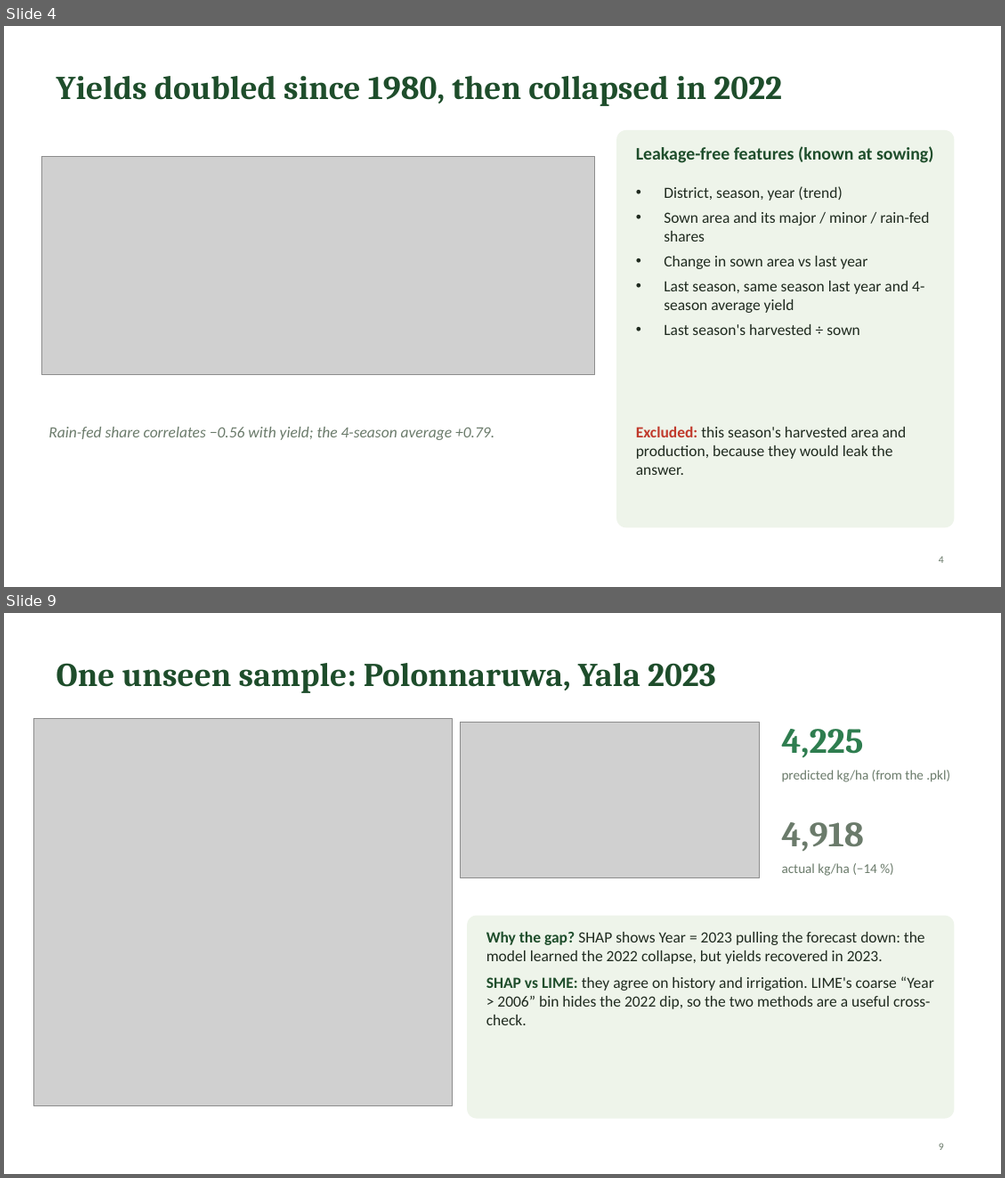
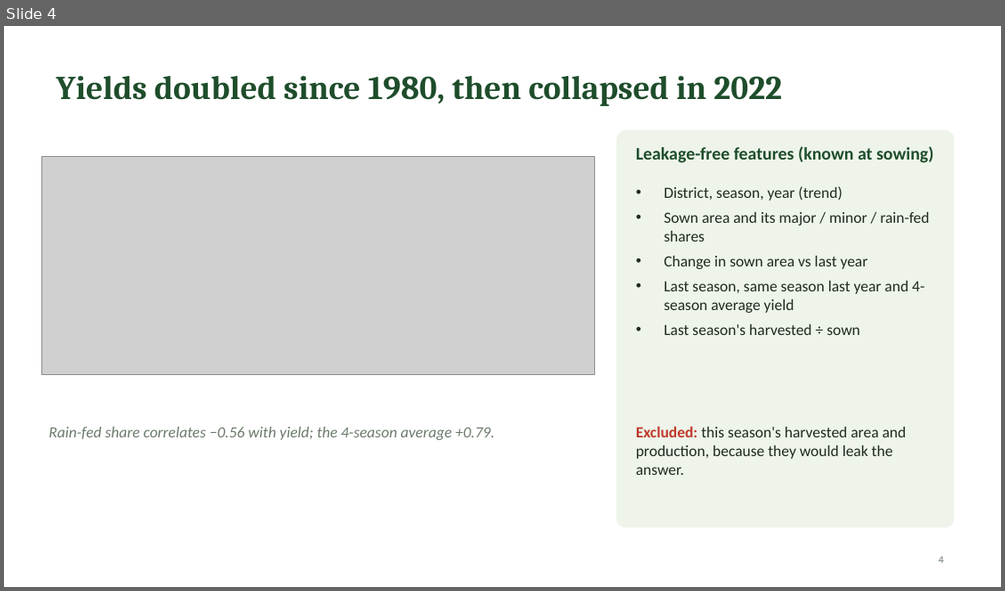
Before and after one commit to WarnaBuddhikaUom/paddy-yield-forecasting-sl, a slide deck: reports/Paddy_Yield_Forecasting_Slides.pptx. Shown one above the other, each under a label of ours: slides 4 and 9 before the commit, slide 4 after it; the slides between them are not shown. The pictures are 1005x1178 and 1005x591 pixels, drawn with LibreOffice and Linux fonts; fonts in the diff are those of the drawing; grey boxes stand for pictures. Boxes give left, top, right and bottom in pixels: in the first picture for what was removed or moved away, otherwise in the second. Text is boxed around its words. In the diff, an @@ line names an element or a change of style, - is before the commit and + after.

Commit message:
Update paddy yield forecasting model

```diff
--- a/reports/Paddy_Yield_Forecasting_Slides.pptx
+++ b/reports/Paddy_Yield_Forecasting_Slides.pptx
@@ slide 9 removed at <box>4,613,1001,1174</box>, background #FFFFFF @@
@@ title removed at <box>57,663,716,693</box> @@
-One unseen sample: Polonnaruwa, Yala 2023
@@ picture removed at <box>34,718,453,1106</box> @@
@@ picture removed at <box>461,722,760,877</box> @@
@@ text removed at <box>782,729,864,758</box> @@
-4,225
@@ text removed at <box>782,770,950,782</box> @@
-predicted kg/ha (from the .pkl)
@@ text removed at <box>782,822,864,851</box> @@
-4,918
@@ text removed at <box>782,863,876,876</box> @@
-actual kg/ha (−14 %)
@@ rounded rectangle removed at <box>468,916,954,1118</box> @@
@@ text removed at <box>486,931,934,1025</box> @@
-Why the gap? SHAP shows Year = 2023 pulling the forecast down: the model learned the 2022 collapse, but yields recovered in 2023.
-SHAP vs LIME: they agree on history and irrigation. LIME's coarse “Year > 2006” bin hides the 2022 dip, so the two methods are a useful cross-check.
@@ page number removed at <box>938,1143,944,1150</box> @@
-9
```
Also in this commit, not shown: 3 slides changed, 4 slides added, 3 other slides removed, 27 other files.
